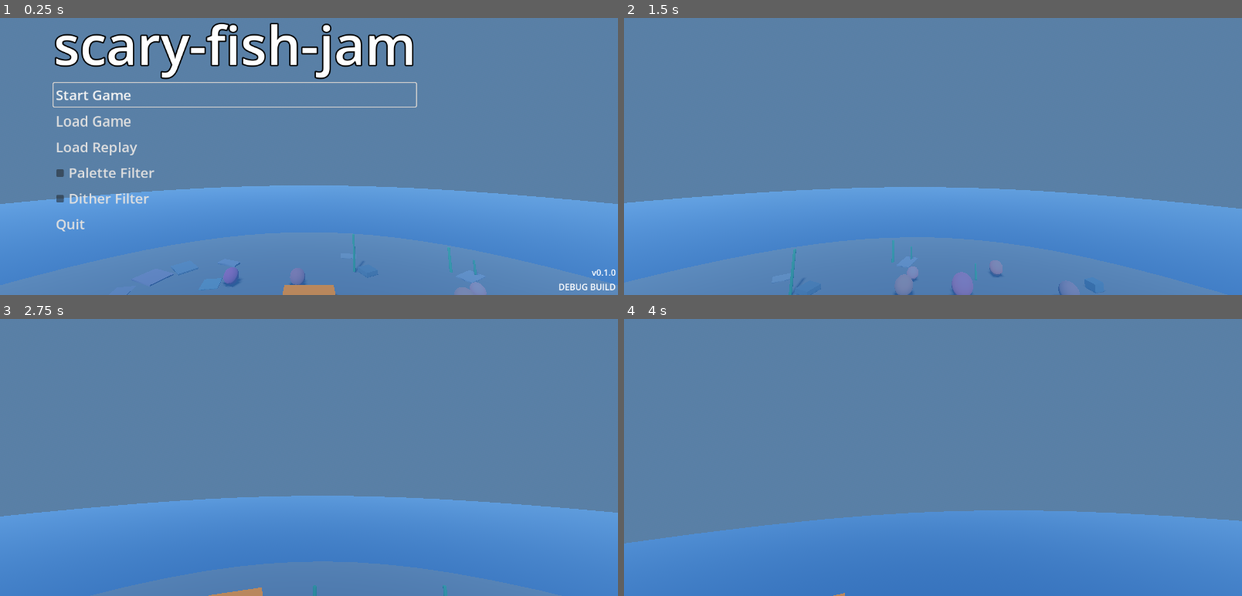
Above: before the commit, frames 1-4 (two rows, left to right).
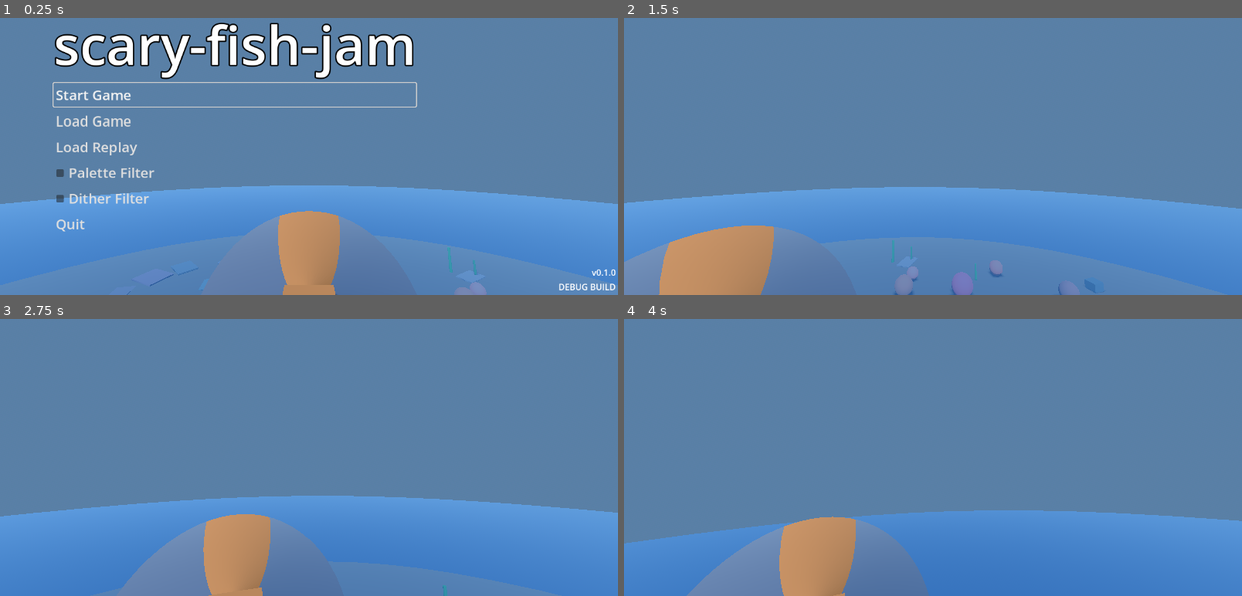
Above: after the commit, the same moments.

Repository: onebit-aidan-kris/scary-fish-jam
Game: Godot game, scene res://scenes/levels/fishing/fishing_level.tscn
Same seed, same stepped clock (60 frames per second), same inputs: the game is played once before the commit and once after it. This scene is started directly instead of the project's main scene.
Inputs (mouse positions are in pixels of both pictures, inside the frame that each line leads up to):
- Up to frame 1 (0.25 s): no input
- Up to frame 2 (1.5 s): click "Start Game" at 0.5 s; tap Enter at 1.25 s; move the mouse to (963, 120) at 1.27 s; hold W (move_forward) from 1.28 s (still down); tap E (interact, bound only after the commit) at 1.35 s
- Up to frame 3 (2.75 s): keep holding W (move_forward); tap Space (jump) at 1.52, 2.27 s; move the mouse to (278, 424) at 2.02 s; tap Ctrl (crouch) at 2.1 s; tap E (interact, bound only after the commit) at 2.3 s
- Up to frame 4 (4 s): keep holding W (move_forward); move the mouse to (945, 415) at 2.77 s; hold Shift (sprint) 2.78-3.53 s; tap E (interact, bound only after the commit) at 3.05, 3.6 s; move the mouse to (926, 427) at 3.52 s; tap Space (jump) at 3.77 s

The runs differ from the first frame. In frame 1, 3.0% of the frame differs, in the area x 32-62%, y 69-99%; in frame 2, 5.1%; in frame 3, 5.2%; in frame 4, 7.8%, in the area x 10-50%, y 71-100%.

Commit message:
turning to red now

Diff:
--- a/project/project.godot
+++ b/project/project.godot
@@ -91,6 +91,11 @@
 "events": [Object(InputEventKey,"resource_local_to_scene":false,"resource_name":"","device":-1,"window_id":0,"alt_press …(191 unchanged characters)…
 ]
 }
+interact={
+"deadzone": 0.2,
+"events": [Object(InputEventKey,"resource_local_to_scene":false,"resource_name":"","device":-1,"window_id":0,"alt_pressed":false,"shift_pressed":false,"ctrl_pressed":false,"meta_pressed":false,"pressed":false,"keycode":0,"physical_keycode":69,"key_label":0,"unicode":101,"location":0,"echo":false,"script":null)
+]
+}
 
 [rendering]
 
--- /dev/null
+++ b/project/scenes/levels/fishing/fish.gd
@@ -0,0 +1,19 @@
+extends CharacterBody3D
+
+@export var patrol_path: Node3D
+@onready var nav_agent: NavigationAgent3D = $NavigationAgent3D
+
+var child_mesh: MeshInstance3D
+
+func _ready() -> void:
+	child_mesh = get_node("MeshInstance3D")
+
+
+# Highlights the fish in bright red.
+func highlight() -> void:
+	print("highlighting fish: ", self )
+	print("child_mesh is: ", child_mesh)
+	print("override count is: ", child_mesh.get_surface_override_material_count())
+	print("override mat is: ", child_mesh.get_surface_override_material(0))
+	#child_mesh.surface_get_material(0).albedo_color = Color.RED
+	(child_mesh.get_surface_override_material(0) as StandardMaterial3D).albedo_color = Color.RED
--- a/project/scenes/levels/fishing/fishing_level.tscn
+++ b/project/scenes/levels/fishing/fishing_level.tscn
@@ -1,8 +1,11 @@
-[gd_scene format=3]
+[gd_scene format=3 uid="uid://dku1y8g8g5cu1"]
 
 [ext_resource type="Script" uid="uid://bu2q2x32c2nug" path="res://scripts/components/level_config.gd" id="1_lvlcfg"]
-[ext_resource type="Script" path="res://scenes/levels/fishing/fishing_level.gd" id="2_level"]
-[ext_resource type="Script" path="res://scenes/levels/fishing/boat.gd" id="3_boat"]
+[ext_resource type="Script" uid="uid://c66jdsvnllmup" path="res://scenes/levels/fishing/fishing_level.gd" id="2_level"]
+[ext_resource type="Script" uid="uid://n835q6aite1h" path="res://scenes/levels/fishing/boat.gd" id="3_boat"]
+[ext_resource type="Script" uid="uid://da5uxcxgdyw4" path="res://scenes/levels/fishing/sonar.gd" id="4_kspqj"]
+[ext_resource type="Script" uid="uid://dtcnjkf3aa1lv" path="res://scenes/levels/fishing/sonar_cone.gd" id="4_s276m"]
+[ext_resource type="Script" uid="uid://4gtx2q7jsi3x" path="res://scenes/levels/fishing/fish.gd" id="6_1ewjx"]
 
 [sub_resource type="ProceduralSkyMaterial" id="ProceduralSkyMaterial_fish"]
 sky_top_color = Color(0.35, 0.6, 0.85, 1)
@@ -23,69 +26,106 @@
 fog_light_color = Color(0.35, 0.5, 0.65, 1)
 fog_density = 0.002
 
+[sub_resource type="CylinderMesh" id="WaterMesh_fish"]
+top_radius = 35.0
+bottom_radius = 35.0
+height = 0.05
+
 [sub_resource type="StandardMaterial3D" id="WaterMat_fish"]
 transparency = 1
 albedo_color = Color(0.08, 0.28, 0.52, 0.65)
 metallic = 0.3
 roughness = 0.05
 
+[sub_resource type="CylinderMesh" id="FloorMesh_fish"]
+top_radius = 36.0
+bottom_radius = 36.0
+height = 0.1
+
 [sub_resource type="StandardMaterial3D" id="FloorMat_fish"]
 albedo_color = Color(0.45, 0.38, 0.25, 1)
 roughness = 0.95
+
+[sub_resource type="BoxMesh" id="HullMesh_fish"]
+size = Vector3(1.5, 0.5, 3.5)
 
 [sub_resource type="StandardMaterial3D" id="BoatMat_fish"]
 albedo_color = Color(0.55, 0.35, 0.15, 1)
 roughness = 0.75
 
-[sub_resource type="CylinderMesh" id="WaterMesh_fish"]
-top_radius = 35.0
-bottom_radius = 35.0
-height = 0.05
-radial_segments = 64
+[sub_resource type="CylinderShape3D" id="BowShapePlaceholder_fish"]
+height = 1.0
+radius = 0.75
 
-[sub_resource type="CylinderMesh" id="FloorMesh_fish"]
-top_radius = 36.0
-bottom_radius = 36.0
-height = 0.1
-radial_segments = 64
+[sub_resource type="CylinderMesh" id="BowMesh_fish"]
+top_radius = 0.0
+bottom_radius = 0.75
+height = 1.0
 
-[sub_resource type="BoxMesh" id="HullMesh_fish"]
-size = Vector3(1.5, 0.5, 3.5)
+[sub_resource type="CapsuleMesh" id="CapsuleMesh_1ewjx"]
 
-[node name="FishingLevel" type="Node3D"]
+[sub_resource type="StandardMaterial3D" id="StandardMaterial3D_1ewjx"]
+
+[sub_resource type="CapsuleShape3D" id="FishCollision_1ewjx"]
+
+[node name="FishingLevel" type="Node3D" unique_id=1521638617]
 script = ExtResource("2_level")
 
-[node name="LevelConfig" type="Node" parent="."]
+[node name="LevelConfig" type="Node" parent="." unique_id=159456657]
 script = ExtResource("1_lvlcfg")
 mouse_capture = true
 metadata/_custom_type_script = "uid://bu2q2x32c2nug"
 
-[node name="WorldEnvironment" type="WorldEnvironment" parent="."]
+[node name="WorldEnvironment" type="WorldEnvironment" parent="." unique_id=29963070]
 environment = SubResource("Environment_fish")
 
-[node name="DirectionalLight3D" type="DirectionalLight3D" parent="."]
+[node name="DirectionalLight3D" type="DirectionalLight3D" parent="." unique_id=2046583784]
 transform = Transform3D(0.866, 0.354, -0.354, 0, 0.707, 0.707, 0.5, -0.612, 0.612, 0, 15, 0)
 shadow_enabled = true
 
-[node name="WaterSurface" type="MeshInstance3D" parent="."]
+[node name="WaterSurface" type="MeshInstance3D" parent="." unique_id=1101279172]
 mesh = SubResource("WaterMesh_fish")
 surface_material_override/0 = SubResource("WaterMat_fish")
 
-[node name="SeaFloor" type="MeshInstance3D" parent="."]
+[node name="SeaFloor" type="MeshInstance3D" parent="." unique_id=397263360]
 transform = Transform3D(1, 0, 0, 0, 1, 0, 0, 0, 1, 0, -8, 0)
 mesh = SubResource("FloorMesh_fish")
 surface_material_override/0 = SubResource("FloorMat_fish")
 
-[node name="Boat" type="Node3D" parent="."]
+[node name="Boat" type="Node3D" parent="." unique_id=307091637]
 transform = Transform3D(1, 0, 0, 0, 1, 0, 0, 0, 1, 0, 0.15, 0)
 script = ExtResource("3_boat")
 
-[node name="Hull" type="MeshInstance3D" parent="Boat"]
+[node name="Hull" type="MeshInstance3D" parent="Boat" unique_id=1565644560]
 mesh = SubResource("HullMesh_fish")
 surface_material_override/0 = SubResource("BoatMat_fish")
 
-[node name="Camera3D" type="Camera3D" parent="Boat"]
+[node name="Sonar" type="Area3D" parent="Boat" unique_id=1297578068]
+transform = Transform3D(9, 0, 0, 0, 5.4163356, -7.18772, 0, 7.18772, 5.4163356, 0, -2.5, -4.954)
+script = ExtResource("4_kspqj")
+
+[node name="CollisionShape3D" type="CollisionShape3D" parent="Boat/Sonar" unique_id=1787798045]
+shape = SubResource("BowShapePlaceholder_fish")
+script = ExtResource("4_s276m")
+
+[node name="DebugMesh" type="MeshInstance3D" parent="Boat/Sonar" unique_id=327428268]
+mesh = SubResource("BowMesh_fish")
+surface_material_override/0 = SubResource("BoatMat_fish")
+
+[node name="Camera3D" type="Camera3D" parent="Boat" unique_id=1783302527]
 transform = Transform3D(1, 0, 0, 0, 0.866, -0.5, 0, 0.5, 0.866, 0, 4, 6)
 current = true
 
-[node name="SeaFloorObjects" type="Node3D" parent="."]
+[node name="SeaFloorObjects" type="Node3D" parent="." unique_id=1412279391]
+
+[node name="Fish demo" type="CharacterBody3D" parent="." unique_id=734827474]
+transform = Transform3D(1, 0, 0, 0, 1, 0, 0, 0, 1, 0, -3.1999142, -14.607383)
+script = ExtResource("6_1ewjx")
+
+[node name="MeshInstance3D" type="MeshInstance3D" parent="Fish demo" unique_id=537143151]
+transform = Transform3D(1, 0, 0, 0, 1, 0, 0, 0, 1, -0.009992242, -0.11344242, -0.15191078)
+mesh = SubResource("CapsuleMesh_1ewjx")
+surface_material_override/0 = SubResource("StandardMaterial3D_1ewjx")
+
+[node name="CollisionShape3D" type="CollisionShape3D" parent="Fish demo" unique_id=1742450616]
+shape = SubResource("FishCollision_1ewjx")
--- /dev/null
+++ b/project/scenes/levels/fishing/sonar.gd
@@ -0,0 +1,34 @@
+extends Area3D
+
+@onready var _collision: CollisionShape3D = $CollisionShape3D
+@onready var _debug_mesh: MeshInstance3D = $DebugMesh
+
+var _input: PlayerInput
+var _last_input = false
+
+
+func _ready() -> void:
+	_input = gamestate.player_input
+	_collision.shape = _debug_mesh.mesh.create_convex_shape()
+
+
+func _process(_delta: float) -> void:
+	if _input.interact:
+		if not _last_input:
+			fire_sonar()
+		_last_input = true
+	else:
+		_last_input = false
+
+
+#
+# Detects the collision of the sonar cone with the entities and
+# highlights the entities that are hit by the sonar cone in bright red.
+#
+func fire_sonar() -> void:
+	print("attempting to fire sonar")
+	var overlapped_bodies: Array[Node3D] = get_overlapping_bodies()
+	print("overlapped bodies: ", overlapped_bodies)
+	for body in overlapped_bodies:
+		print("body is:", body)
+		body.highlight()
--- /dev/null
+++ b/project/scenes/levels/fishing/sonar_cone.gd
@@ -0,0 +1,14 @@
+extends CollisionShape3D
+
+
+# Called when the node enters the scene tree for the first time.
+func _ready() -> void:
+	pass # Replace with function body.
+
+
+# Called every frame. 'delta' is the elapsed time since the previous frame.
+func _process(delta: float) -> void:
+	pass
+
+func _on_body_entered(asdf):
+	pass
--- a/project/scripts/systems/player_input.gd
+++ b/project/scripts/systems/player_input.gd
@@ -8,6 +8,7 @@
 	&"sprint",
 	&"crouch",
 	&"jump",
+	&"interact",
 ]
 
 @export var replay_system: ReplaySystem
@@ -20,6 +21,7 @@
 
 var look := Vector2.ZERO
 var move := Vector2.ZERO
+var interact := false
 var sprint := false
 var crouch := false
 var jump := false
@@ -49,6 +51,7 @@
 		sprint = Input.is_action_pressed("sprint")
 		crouch = Input.is_action_pressed("crouch")
 		jump = Input.is_action_pressed("jump")
+		interact = Input.is_action_just_pressed("interact")
 
 
 func _input(event: InputEvent) -> void:
Not shown, added: project/scenes/levels/fishing/fish.gd.uid
Not shown, added: project/scenes/levels/fishing/sonar.gd.uid
Not shown, added: project/scenes/levels/fishing/sonar_cone.gd.uid
